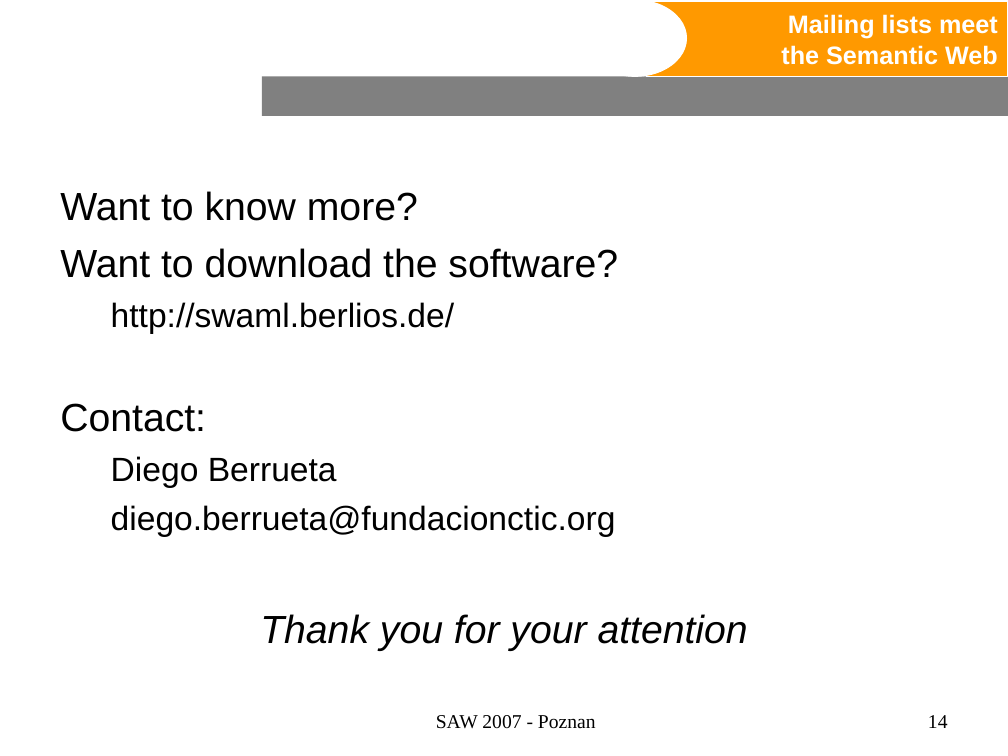
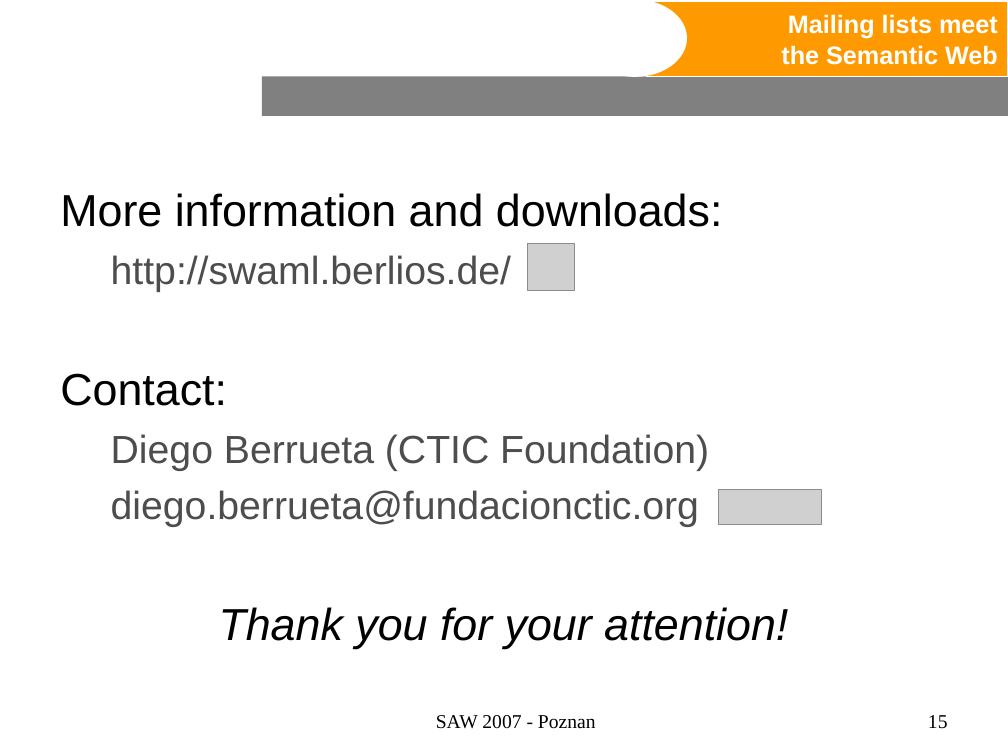
Before and after one commit to BackupTheBerlios/swaml-svn, a slide deck: slide 15 of trunk/doc/talks/20070427-saw2007/swaml.ppt (slide 14 before the commit). Drawn at 1008x756 pixels with LibreOffice and Linux fonts; fonts in the diff are those of the drawing; grey boxes stand for pictures; background and template pictures are left out. Boxes give left, top, right and bottom in pixels: in the first picture for what was removed or moved away, otherwise in the second. Text is boxed around its words. In the diff, an @@ line names an element or a change of style, - is before the commit and + after.

```diff
--- a/trunk/doc/talks/20070427-saw2007/swaml.ppt
+++ b/trunk/doc/talks/20070427-saw2007/swaml.ppt
@@ text at (x1=60, y1=193, x2=723, y2=227): text changed; size 28 to 32 pt @@
-Want to know more?
-Want to download the software?
+More information and downloads:
@@ text at (x1=60, y1=255, x2=699, y2=527): size 24 to 28 pt, text colour #000000 to #4D4D4D in "http://swaml.berlios.de/", "diego.berrueta@fundacionctic.org"; size 28 to 32 pt in "Contact:"; more space between paragraphs @@
@@ picture added at (x1=528, y1=243, x2=575, y2=290) @@
@@ text at (x1=111, y1=434, x2=709, y2=471): text changed; size 24 to 28 pt; text colour #000000 to #4D4D4D @@
-  Diego Berrueta
+  Diego Berrueta (CTIC Foundation)
@@ picture added at (x1=719, y1=489, x2=822, y2=524) @@
@@ text at (x1=219, y1=607, x2=788, y2=649): text changed; size 28 to 32 pt @@
-Thank you for your attention
+Thank you for your attention!
@@ page number at (x1=928, y1=715, x2=948, y2=729): text changed @@
-14
+15
```
Also in this commit, not shown: 6 other slides changed, 3 slides added, 2 slides removed, 1 other file.
